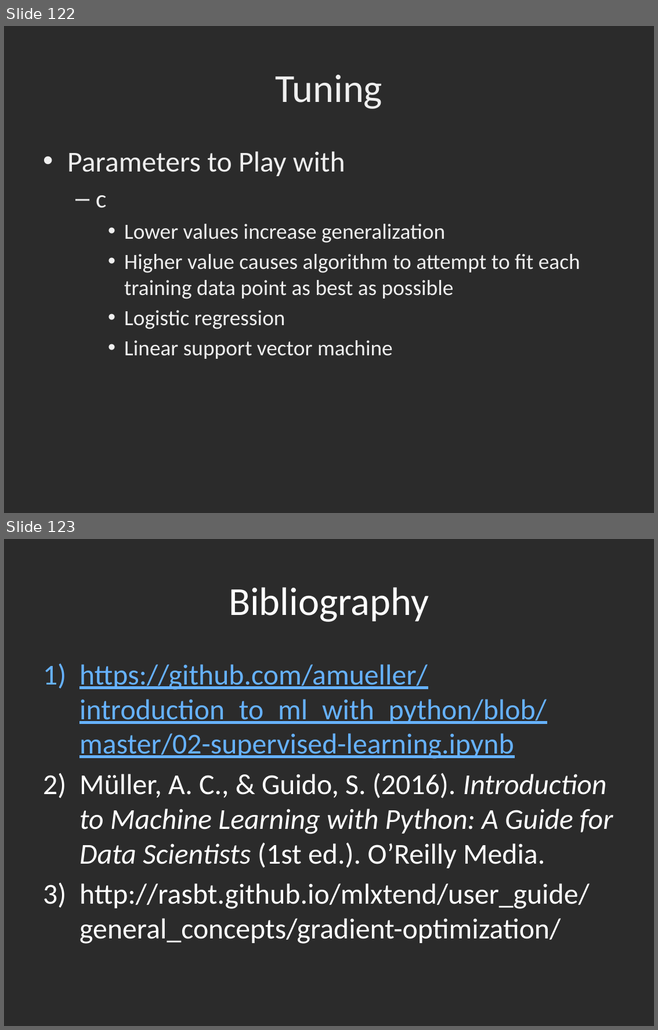
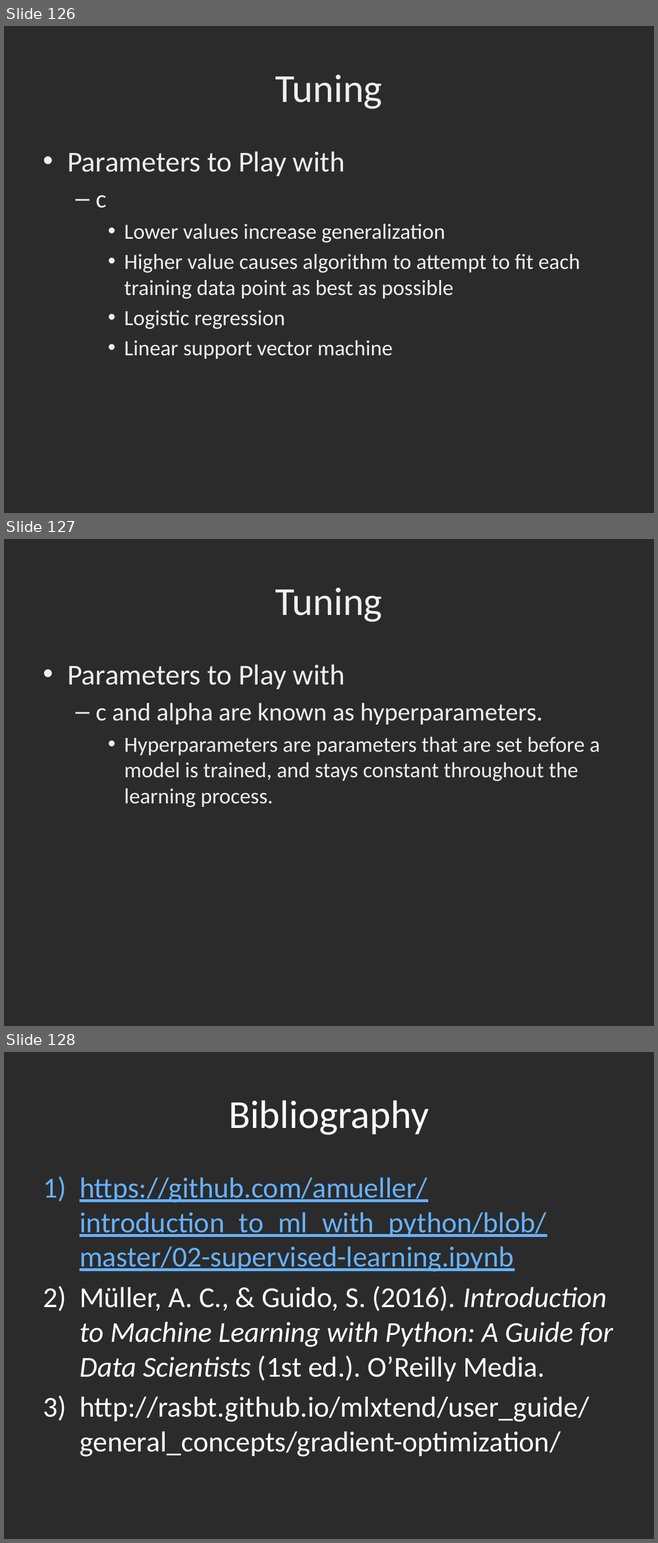
Before and after one commit to dbowmans46/PracticalProgramming, a slide deck: Session 7 - Python/Instructional Material/Session 7 - Python Brief Intro to Machine Learning with Scikit Learn.pptx. Shown one above the other, each under a label of ours: slides 122 and 123 before the commit, slides 126, 127 and 128 after it. The pictures are 658x1030 and 658x1543 pixels, drawn with LibreOffice and Linux fonts; fonts in the diff are those of the drawing; background and template pictures are left out; a plain dark background stands for a picture behind light text. Boxes give left, top, right and bottom in pixels: in the first picture for what was removed or moved away, otherwise in the second. Text is boxed around its words. In the diff, an @@ line names an element or a change of style, - is before the commit and + after.

```diff
--- a/Session 7 - Python/Instructional Material/Session 7 - Python Brief Intro to Machine Learning with Scikit Learn.pptx
+++ b/Session 7 - Python/Instructional Material/Session 7 - Python Brief Intro to Machine Learning with Scikit Learn.pptx
@@ slide 127 added at box(4, 539, 654, 1026), background picture (left out) @@
@@ title added at box(275, 588, 382, 622), 44 pt, text #EFEFEF @@
+Tuning
@@ text added at box(67, 664, 600, 808), 24 pt, text #EFEFEF @@
+• Parameters to Play with
+  – c and alpha are known as hyperparameters.
+    • Hyperparameters are parameters that are set before a model is trained, and stays constant throughout the learning process.
@@ what was slide 122 is now slide 126 @@
@@ what was slide 123 is now slide 128 @@
```
Also in this commit, not shown: 7 slides changed, 4 other slides added.
